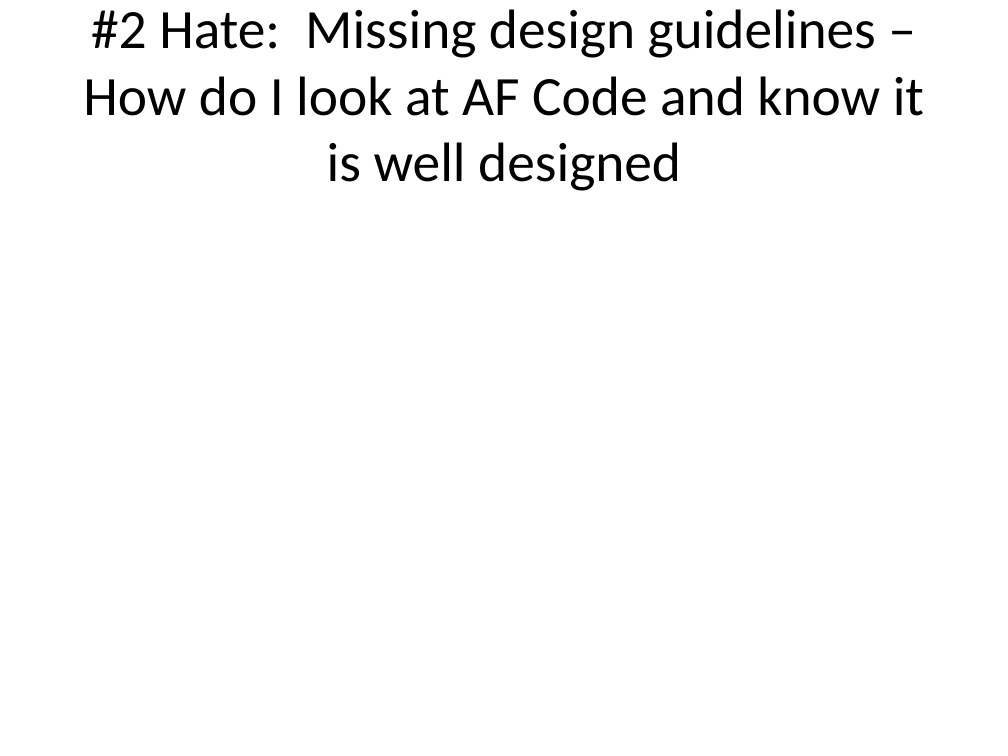
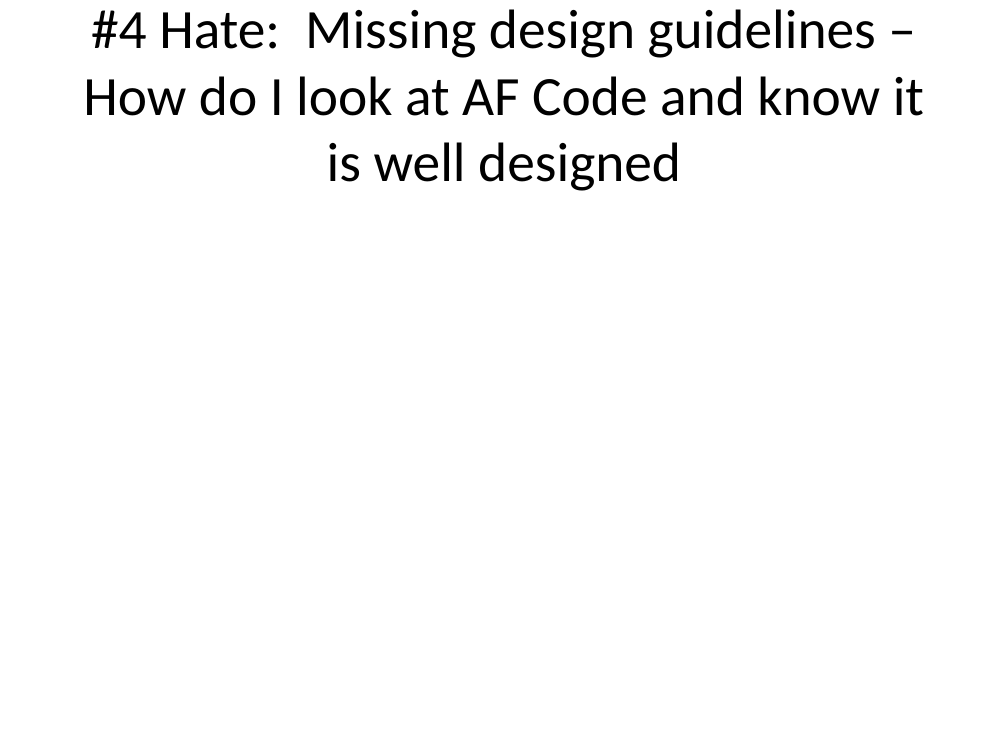
Before and after one commit to njhollenback/Presentations, a slide deck: slide 12 of 9-5 Things That I Love Hate About Actor Framework.pptx (slide 11 before the commit). Drawn at 1008x756 pixels with LibreOffice and Linux fonts; fonts in the diff are those of the drawing. Boxes give left, top, right and bottom in pixels: in the first picture for what was removed or moved away, otherwise in the second. Text is boxed around its words. In the diff, an @@ line names an element or a change of style, - is before the commit and + after.

```diff
--- a/9-5 Things That I Love Hate About Actor Framework.pptx
+++ b/9-5 Things That I Love Hate About Actor Framework.pptx
@@ title at bbox=[83, 9, 924, 191]: text changed @@
-#2 Hate: Missing design guidelines – How do I look at AF Code and know it is well designed
+#4 Hate: Missing design guidelines – How do I look at AF Code and know it is well designed
```
Also in this commit, not shown: 2 other slides changed, 1 slide added.
